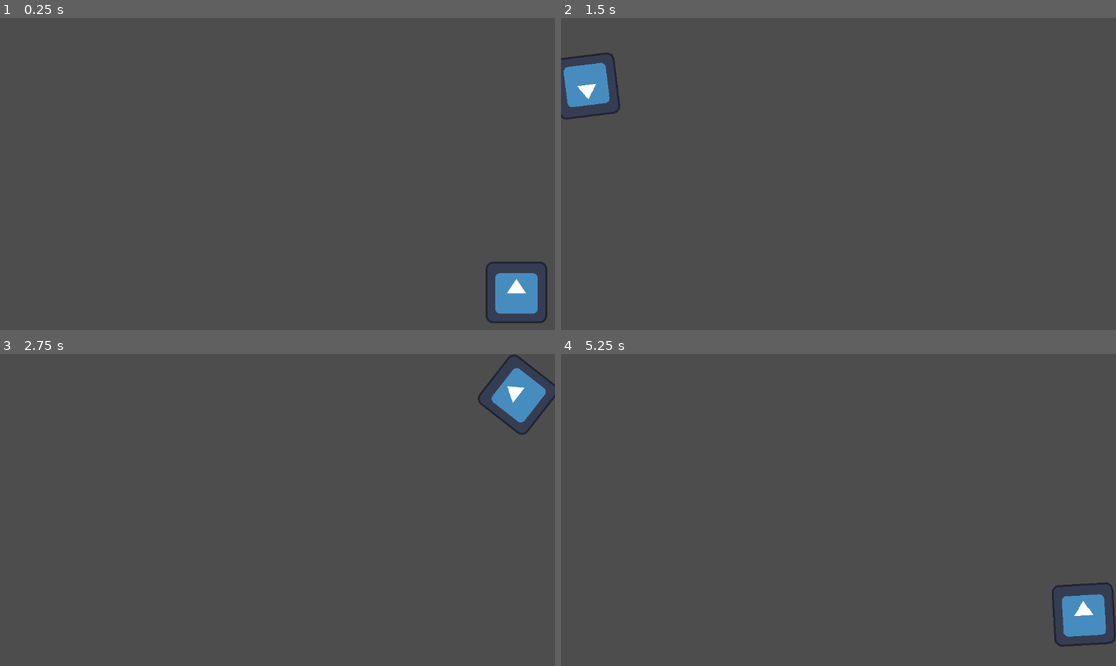
Above: before the commit, frames 1-4 (two rows, left to right).
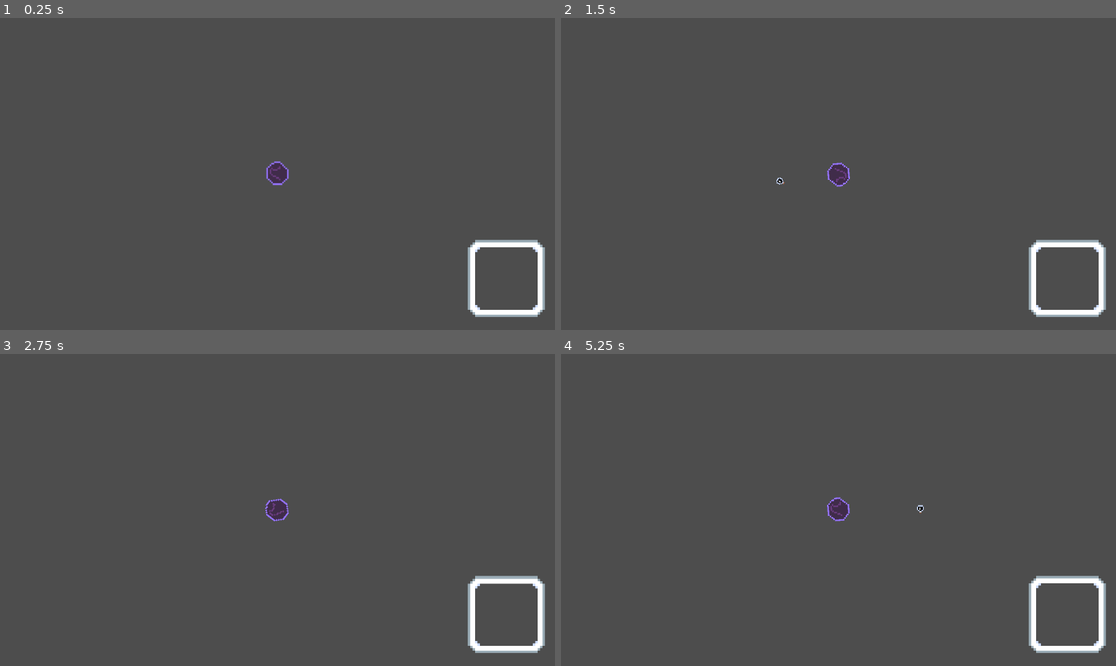
Above: after the commit, the same moments.

Repository: Asimile/PotionThrewery
Game: Godot game, scene res://Scenes/stage.tscn
Two runs of this game, one before a commit and one after it. Both use one fixed random seed, a clock stepped at 60 frames per second and the inputs below. The project has no main scene, so this scene is started directly. The engine's default icon, where the game draws it, is replaced by a stand-in: a white triangle on a blue panel in a dark square.
Inputs (mouse positions are in pixels of both pictures, inside the frame that each line leads up to):
- Up to frame 1 (0.25 s): no input
- Up to frame 2 (1.5 s): tap Enter at 0.5 s; move the mouse to (960, 158) at 0.52 s; press the mouse at (960, 158) at 0.53 s; hold D (move_right) 0.53-1.28 s; move the mouse to (727, 189) at 1.27 s; release the mouse at (727, 189) at 1.28 s; hold S (move_down) from 1.28 s (still down); click (727, 189) at 1.35 s
- Up to frame 3 (2.75 s): move the mouse to (333, 441) at 2.02 s; release S (move_down) at 2.03 s; press the mouse at (333, 441) at 2.03 s; hold D (move_right) from 2.03 s (still down)
- Up to frame 4 (5.25 s): tap Space at 2.75, 5 s; move the mouse to (810, 572) at 2.77 s; release D (move_right) at 2.78 s; release the mouse at (810, 572) at 2.78 s; hold W (move_up) 2.78-3.53 s; click (810, 572) at 2.85 s; tap Enter at 3.5 s; move the mouse to (1005, 556) at 3.52 s; press the mouse at (1005, 556) at 3.53 s; hold A (move_left) 3.53-5.03 s; move the mouse to (672, 463) at 4.27 s; release the mouse at (672, 463) at 4.28 s; click (672, 463) at 4.35 s; move the mouse to (866, 510) at 5.02 s; press the mouse at (866, 510) at 5.03 s; hold S (move_down) from 5.03 s (still down)

The runs differ from the first frame. In frame 1, 2.6% of the frame differs, in the area x 47-99%, y 45-98%; in frame 2, 2.6%; in frame 3, 2.7%, in the area x 47-100%, y 0-96%; in frame 4, 2.5%.

Commit message:
Implement potion throwing
Player can now throw a potion in the direction that they aim. Collisions are still weird, but potions going the right direction is a big win.

I'm worried about how it seems the player can't throw potions while moving.

Next up is either potion impact collision or enemies.

Diff:
--- a/Code/player.gd
+++ b/Code/player.gd
@@ -2,7 +2,12 @@
 
 var INPUT_VECTOR = Vector2(0, 0)
 
-@export var move_speed: float = 200.0
+var move_speed: float = 150.0
+
+@export var Potion :PackedScene
+
+@onready var PLAYER_SPRITE = $PlayerSprite
+@onready var THROW_POSITION = $PlayerSprite/ThrowPosition
 
 func _ready():
 	pass
@@ -18,4 +23,17 @@
 	#print(INPUT_VECTOR)
 
 	move_and_slide()
-	look_at(get_global_mouse_position())
+	PLAYER_SPRITE.look_at(get_global_mouse_position())
+
+
+func _unhandled_input(event):
+	if event.is_action_pressed("throw"):
+		throw_potion()
+
+func throw_potion():
+	var potion_instance = Potion.instantiate()
+	add_child(potion_instance)
+	potion_instance.global_position = THROW_POSITION.global_position
+	var target = get_global_mouse_position()
+	var direction_to_mouse = potion_instance.global_position.direction_to(target).normalized()
+	potion_instance.set_direction(direction_to_mouse)
--- a/Scenes/player.tscn
+++ b/Scenes/player.tscn
@@ -1,28 +1,45 @@
-[gd_scene load_steps=5 format=3 uid="uid://dprsc7moy1bq3"]
+[gd_scene load_steps=7 format=3 uid="uid://dprsc7moy1bq3"]
 
 [ext_resource type="Script" path="res://Code/player.gd" id="1_peo5x"]
-[ext_resource type="Texture2D" uid="uid://b24i247cxxtrr" path="res://icon.svg" id="2_knc40"]
+[ext_resource type="PackedScene" uid="uid://bbuw1lcpte706" path="res://Scenes/potion.tscn" id="2_iajll"]
+[ext_resource type="Texture2D" uid="uid://c0mn3gq30qv6y" path="res://Assets/MyAssets/PotionThreweryPlayerBig.png" id="2_jqeqc"]
+[ext_resource type="Texture2D" uid="uid://3ibo8n5b6dek" path="res://Assets/MyAssets/PotionThreweryFrame.png" id="3_n0kgp"]
 
 [sub_resource type="CircleShape2D" id="CircleShape2D_iwqck"]
 
 [sub_resource type="CircleShape2D" id="CircleShape2D_kmrnn"]
 
 [node name="Player" type="CharacterBody2D"]
+collision_mask = 8
 script = ExtResource("1_peo5x")
+Potion = ExtResource("2_iajll")
 
-[node name="CollisionShape2D" type="CollisionShape2D" parent="."]
+[node name="PlayerSprite" type="Sprite2D" parent="."]
+scale = Vector2(1.3, 1.3)
+texture = ExtResource("2_jqeqc")
+
+[node name="ThrowPosition" type="Marker2D" parent="PlayerSprite"]
+position = Vector2(6.15385, 0)
+scale = Vector2(0.769231, 0.769231)
+
+[node name="PlayerWallCollision" type="CollisionShape2D" parent="."]
+scale = Vector2(0.95, 0.95)
 shape = SubResource("CircleShape2D_iwqck")
 debug_color = Color(0, 0.65098, 0.156863, 0.419608)
 
 [node name="Camera2D" type="Camera2D" parent="."]
+zoom = Vector2(2.5, 2.5)
 
-[node name="Icon" type="Sprite2D" parent="Camera2D"]
-position = Vector2(496, 246)
-texture = ExtResource("2_knc40")
+[node name="PotionFrame" type="Sprite2D" parent="Camera2D"]
+position = Vector2(190, 87)
+scale = Vector2(2, 2)
+texture = ExtResource("3_n0kgp")
 
 [node name="Area2D" type="Area2D" parent="."]
+collision_layer = 2
+collision_mask = 0
 
-[node name="CollisionShape2D" type="CollisionShape2D" parent="Area2D"]
-scale = Vector2(1.03432, 1.0385)
+[node name="PlayerHitbox" type="CollisionShape2D" parent="Area2D"]
+scale = Vector2(0.9, 0.9)
 shape = SubResource("CircleShape2D_kmrnn")
 debug_color = Color(0.592157, 0.545098, 0, 0.419608)
--- a/Scenes/potion.gd
+++ b/Scenes/potion.gd
@@ -1,10 +1,24 @@
 extends Node2D
+
+var potion_speed: float = 5.0
+
+var direction: Vector2 = Vector2.ZERO
 
 @onready var POTION_SPRITE = $PotionSprite
 
 func _ready():
 	pass
 
+func _physics_process(delta: float):
+	if direction != Vector2.ZERO:
+		var velocity = direction * potion_speed
+
+		global_position += velocity
+		rotate(deg_to_rad(15.0))
+
+func set_direction(direction: Vector2):
+	self.direction = direction
+
 func _on_color_picker_button_color_changed(color):
 	POTION_SPRITE.material.set_shader_parameter("NEW_COLOR", color)
 	pass # Replace with function body.
--- a/Scenes/potion.tscn
+++ b/Scenes/potion.tscn
@@ -9,21 +9,29 @@
 shader_parameter/WHITE = Color(1, 1, 1, 1)
 shader_parameter/NEW_COLOR = null
 
-[node name="Potion" type="Node2D"]
-position = Vector2(103, 48)
+[sub_resource type="CircleShape2D" id="CircleShape2D_x0i55"]
+
+[node name="Potion" type="Area2D"]
 scale = Vector2(4.50535, 4.98575)
 script = ExtResource("1_ovr8j")
 
 [node name="PotionSprite" type="Sprite2D" parent="."]
 material = SubResource("ShaderMaterial_iwlyb")
-position = Vector2(11.9857, 0.200572)
+scale = Vector2(0.2, 0.2)
 texture = ExtResource("2_bhwkp")
 
+[node name="CollisionShape2D" type="CollisionShape2D" parent="."]
+position = Vector2(0, 0.200572)
+scale = Vector2(0.0645052, 0.0840375)
+shape = SubResource("CircleShape2D_x0i55")
+debug_color = Color(0.6, 0.368627, 1, 0.419608)
+
 [node name="ColorPickerButton" type="ColorPickerButton" parent="."]
-offset_left = -20.0
-offset_top = -3.0
-offset_right = -12.0
-offset_bottom = 5.0
+visible = false
+offset_left = 41.7282
+offset_top = 3.20915
+offset_right = 64.7282
+offset_bottom = 34.2091
 text = "hi"
 
 [connection signal="color_changed" from="ColorPickerButton" to="." method="_on_color_picker_button_color_changed"]
--- a/Scenes/stage.tscn
+++ b/Scenes/stage.tscn
@@ -2,15 +2,15 @@
 
 [ext_resource type="PackedScene" uid="uid://dprsc7moy1bq3" path="res://Scenes/player.tscn" id="1_4x7hi"]
 
-[sub_resource type="RectangleShape2D" id="RectangleShape2D_60m2j"]
+[sub_resource type="RectangleShape2D" id="RectangleShape2D_aicg0"]
 
 [node name="Stage" type="Node2D"]
 
 [node name="Player" parent="." instance=ExtResource("1_4x7hi")]
 
 [node name="Area2D" type="Area2D" parent="."]
+collision_layer = 8
 
 [node name="CollisionShape2D" type="CollisionShape2D" parent="Area2D"]
-position = Vector2(105, 40)
-shape = SubResource("RectangleShape2D_60m2j")
-debug_color = Color(0, 0.627451, 0.509804, 0.419608)
+position = Vector2(66, 18)
+shape = SubResource("RectangleShape2D_aicg0")
--- a/project.godot
+++ b/project.godot
@@ -40,6 +40,20 @@
 , Object(InputEventKey,"resource_local_to_scene":false,"resource_name":"","device":-1,"window_id":0,"alt_pressed":false,"shift_pressed":false,"ctrl_pressed":false,"meta_pressed":false,"pressed":false,"keycode":0,"physical_keycode":4194320,"key_label":0,"unicode":0,"echo":false,"script":null)
 ]
 }
+throw={
+"deadzone": 0.5,
+"events": [Object(InputEventMouseButton,"resource_local_to_scene":false,"resource_name":"","device":-1,"window_id":0,"alt_pressed":false,"shift_pressed":false,"ctrl_pressed":false,"meta_pressed":false,"button_mask":0,"position":Vector2(0, 0),"global_position":Vector2(0, 0),"factor":1.0,"button_index":1,"canceled":false,"pressed":false,"double_click":false,"script":null)
+]
+}
+
+[layer_names]
+
+2d_physics/layer_1="PlayerCollision"
+2d_physics/layer_2="PlayerHitbox"
+2d_physics/layer_3="Potion"
+2d_physics/layer_4="Wall"
+2d_physics/layer_5="EnemyCollision"
+2d_physics/layer_6="EnemyHitbox"
 
 [rendering]
 
Binary file added: Assets/MyAssets/PotionThreweryFrame.png
Not shown, added: Assets/MyAssets/PotionThreweryFrame.png.import
Binary file added: Assets/MyAssets/PotionThreweryPlayer.png
Not shown, added: Assets/MyAssets/PotionThreweryPlayer.png.import
Binary file added: Assets/MyAssets/PotionThreweryPlayerBig.png
Not shown, added: Assets/MyAssets/PotionThreweryPlayerBig.png.import
Not shown: 1 places in Scenes/potion.tscn that only renumber resources
